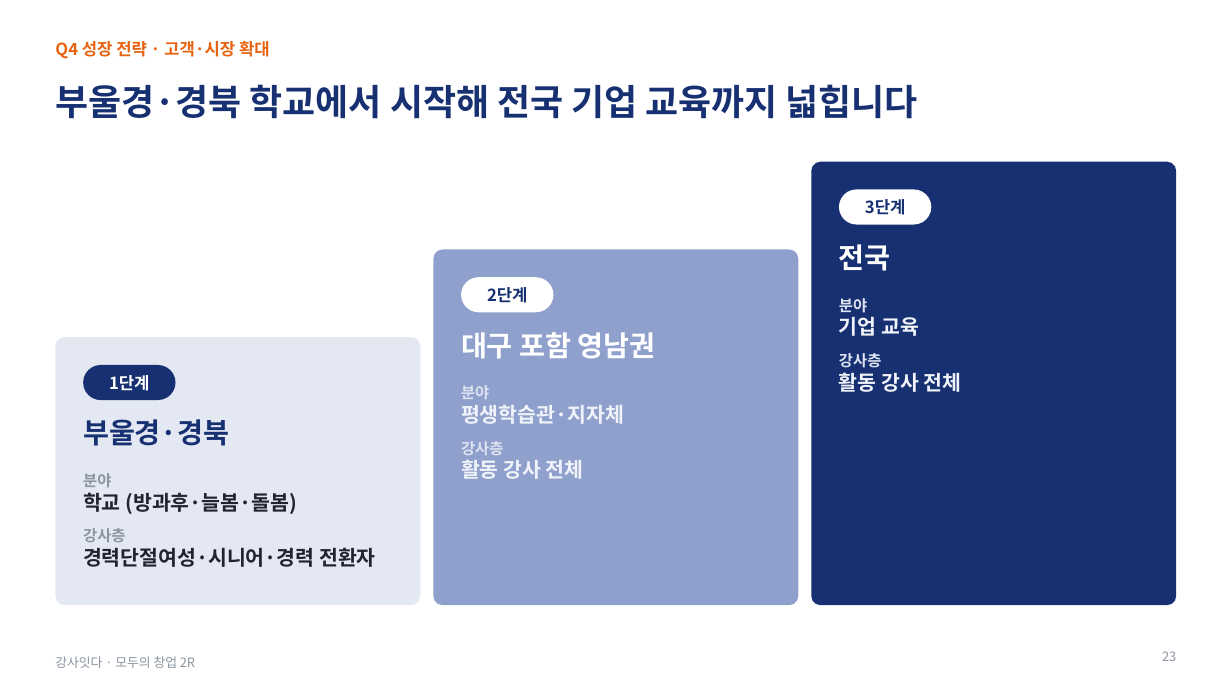
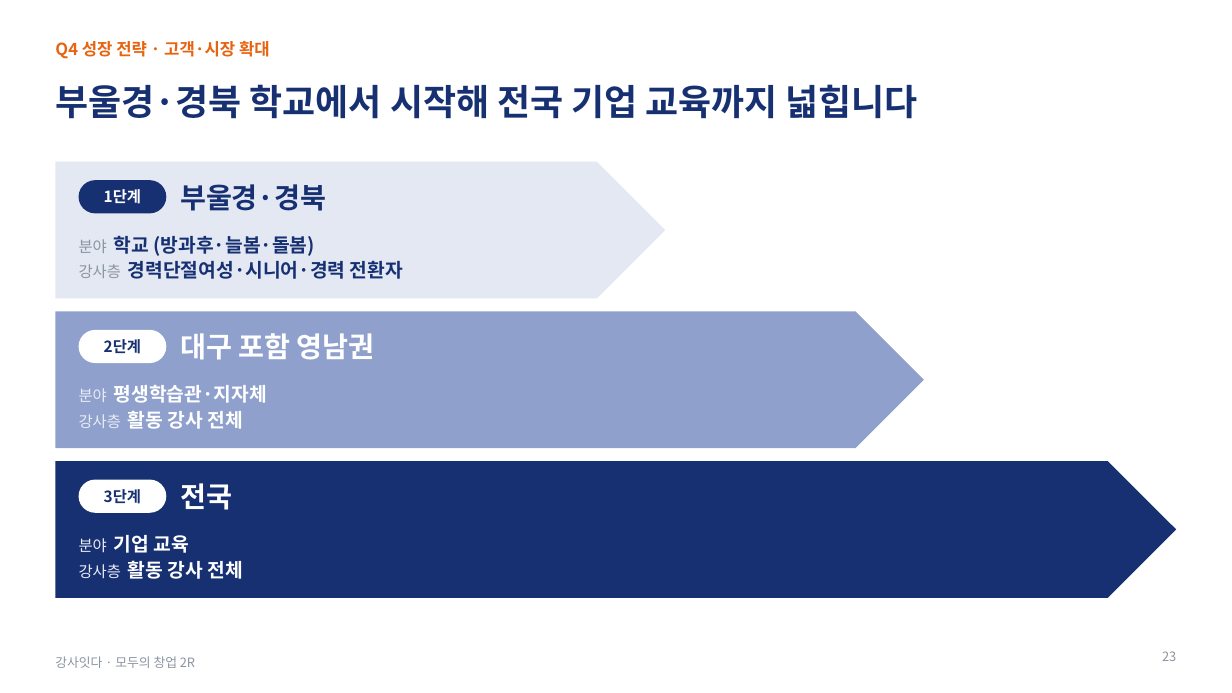
Before and after one commit to thskal17-sudo/-, a slide deck: slide 23 of presentations/강사잇다_모두의창업_2R_발표.pptx. Drawn at 1232x693 pixels with LibreOffice and Linux fonts; fonts in the diff are those of the drawing. Boxes give left, top, right and bottom in pixels: in the first picture for what was removed or moved away, otherwise in the second. Text is boxed around its words. In the diff, an @@ line names an element or a change of style, - is before the commit and + after.

```diff
--- a/presentations/강사잇다_모두의창업_2R_발표.pptx
+++ b/presentations/강사잇다_모두의창업_2R_발표.pptx
@@ pentagon arrow added at (55,162,665,299), fill #E3E8F3 @@
@@ text "부울경·경북": place and size @@
-text "부울경·경북" at (83,419,229,446)
+text "부울경·경북" at (180,184,326,211)
@@ rounded rectangle removed at (811,162,1177,605) @@
@@ text "1단계": place and size @@
-text "1단계" at (109,375,149,391)
+text "1단계" at (104,189,141,204)
@@ rounded rectangle: place and size @@
-rounded rectangle at (83,365,176,400)
+rounded rectangle at (79,180,166,213)
@@ text at (79,235,403,279): text changed; size 16 to 15 pt; text colour #1F2430 to #163072 @@
-분야
-학교 (방과후·늘봄·돌봄)
-강사층
-경력단절여성·시니어·경력 전환자
+분야 학교 (방과후·늘봄·돌봄)
+강사층 경력단절여성·시니어·경력 전환자
@@ rounded rectangle removed at (433,250,799,605) @@
@@ pentagon arrow added at (55,311,924,448), fill #8FA0CC @@
@@ text "대구 포함 영남권": place and size @@
-text "대구 포함 영남권" at (461,332,656,359)
+text "대구 포함 영남권" at (180,333,375,360)
@@ rounded rectangle removed at (55,337,421,605) @@
@@ text "2단계": place and size @@
-text "2단계" at (487,287,527,303)
+text "2단계" at (104,339,141,354)
@@ rounded rectangle: place and size @@
-rounded rectangle at (461,277,554,312)
+rounded rectangle at (79,330,166,363)
@@ text at (79,385,267,429): text changed; size 16 to 15 pt; text colour #F0F3FA to #FFFFFF @@
-분야
-평생학습관·지자체
-강사층
-활동 강사 전체
+분야 평생학습관·지자체
+강사층 활동 강사 전체
@@ pentagon arrow added at (55,461,1177,598), fill #163072 @@
@@ text "전국": place and size @@
-text "전국" at (839,244,891,271)
+text "전국" at (180,483,232,510)
@@ size 13 to 12 pt in 3 elements at (104,189,141,204), (104,339,141,354), (104,489,141,504) @@
@@ text "3단계": place and size @@
-text "3단계" at (865,199,905,215)
+text "3단계" at (104,489,141,504)
@@ rounded rectangle: place and size @@
-rounded rectangle at (839,189,932,225)
+rounded rectangle at (79,480,166,513)
@@ vertical alignment top to middle in 6 elements at (79,385,267,429), (180,333,375,360), (180,184,326,211), (79,235,403,279), (180,483,232,510), (79,535,242,579) @@
@@ text at (79,535,242,579): text changed; size 16 to 15 pt; text colour #F0F3FA to #FFFFFF @@
-분야
-기업 교육
-강사층
-활동 강사 전체
+분야 기업 교육
+강사층 활동 강사 전체
```
Also in this commit, not shown: 18 other slides changed, 2 other files.
